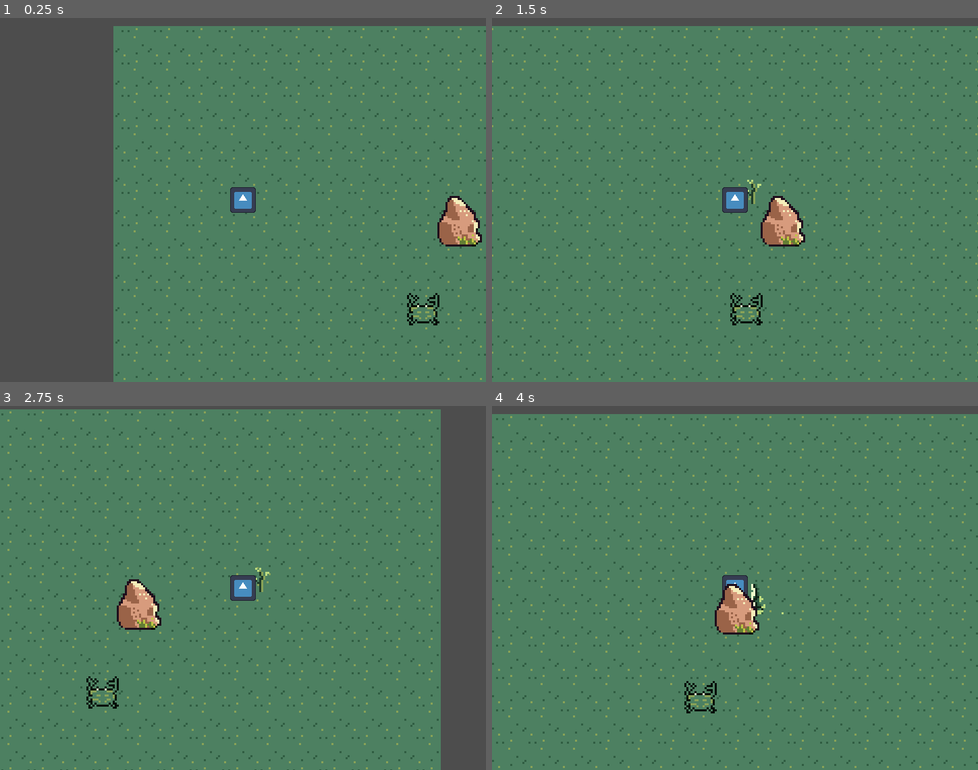
Above: before the commit, frames 1-4 (two rows, left to right).
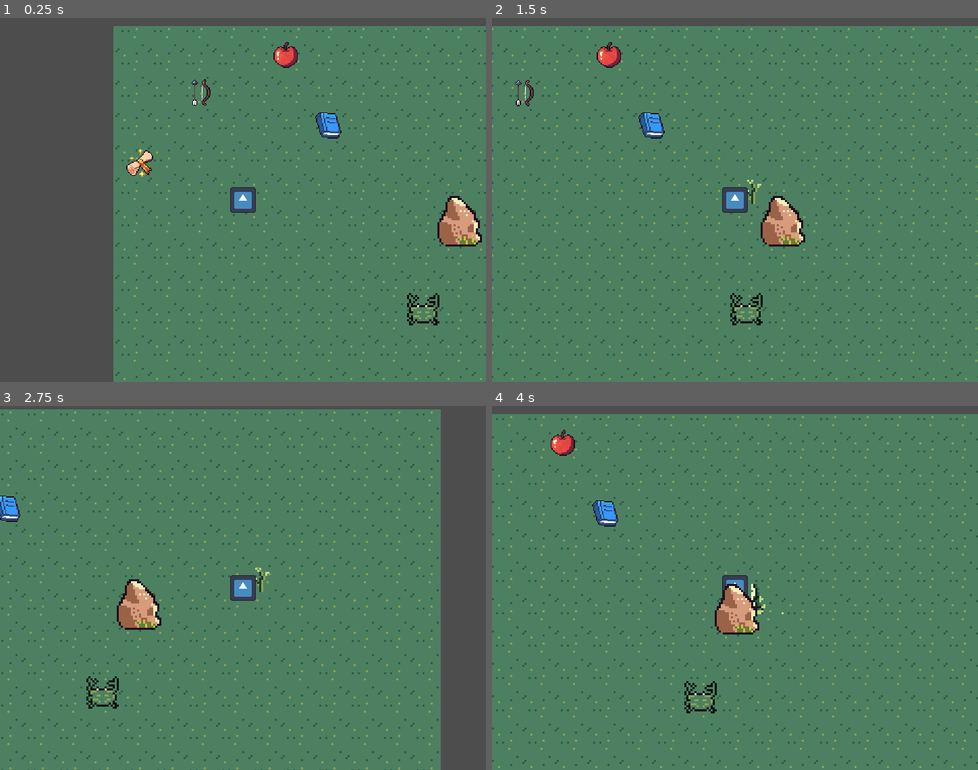
Above: after the commit, the same moments.

Repository: michaelwiest/godot-noah-game
Game: Godot game, scene res://scenes/main.tscn
Same seed, same stepped clock (60 frames per second), same inputs: the game is played once before the commit and once after it. The engine's default icon, where the game draws it, is replaced by a stand-in: a white triangle on a blue panel in a dark square.
Inputs (mouse positions are in pixels of both pictures, inside the frame that each line leads up to):
- Up to frame 1 (0.25 s): no input
- Up to frame 2 (1.5 s): tap Enter (ui_accept) at 0.5, 0.77 s; move the mouse to (841, 181) at 0.52 s; hold Right (ui_right) 0.53-1.25 s; hold I (interact) 0.53-1.25 s; click (841, 181) at 0.67 s; drag from (637, 218) to (735, 200) at 1.27 s
- Up to frame 3 (2.75 s): tap Enter (ui_accept) at 2 s; move the mouse to (291, 507) at 2.02 s; hold Right (ui_right) from 2.03 s (still down); hold I (interact) from 2.03 s (still down)
- Up to frame 4 (4 s): release Right (ui_right) at 2.75 s; release I (interact) at 2.75 s; drag from (710, 660) to (735, 588) at 2.77 s; tap Enter (ui_accept) at 3.5, 3.77 s; move the mouse to (880, 642) at 3.52 s; hold Left (ui_left) from 3.53 s (still down); hold I (interact) from 3.53 s (still down)

The runs differ from the first frame. In frame 1, 0.9% of the frame differs, in the area x 25-71%, y 6-44%; in frame 2, 0.6%; in frame 3, 0.3%; in frame 4, 0.5%.

Commit message:
Updated main to use world items. Updated new resources and assets

Diff:
--- a/game/resources/items/apple.tres
+++ b/game/resources/items/apple.tres
@@ -13,3 +13,4 @@
 description = "The forbidden fruit"
 stackable = true
 texture = SubResource("AtlasTexture_f64j8")
+interaction_type = 1
--- a/game/resources/items/blue_book.tres
+++ b/game/resources/items/blue_book.tres
@@ -13,3 +13,4 @@
 description = "The Great Gatsby"
 stackable = true
 texture = SubResource("AtlasTexture_unl3i")
+interaction_type = 0
--- a/game/resources/items/bow.tres
+++ b/game/resources/items/bow.tres
@@ -13,3 +13,4 @@
 description = "A simple bow"
 stackable = false
 texture = SubResource("AtlasTexture_8chbk")
+interaction_type = 2
--- /dev/null
+++ b/game/resources/items/scroll.tres
@@ -0,0 +1,16 @@
+[gd_resource type="Resource" script_class="ItemData" load_steps=4 format=3 uid="uid://dikb6fhl7eps4"]
+
+[ext_resource type="Script" path="res://scripts/inventory/item_data.gd" id="1_r0ger"]
+[ext_resource type="Texture2D" uid="uid://dqq5nbeinel4g" path="res://assets/items/#1 - Transparent Icons.png" id="2_nykfl"]
+
+[sub_resource type="AtlasTexture" id="AtlasTexture_mo0xy"]
+atlas = ExtResource("2_nykfl")
+region = Rect2(96, 672, 32, 32)
+
+[resource]
+script = ExtResource("1_r0ger")
+name = "Scroll"
+description = "Read me!"
+stackable = false
+texture = SubResource("AtlasTexture_mo0xy")
+interaction_type = 1
--- a/game/scenes/main.tscn
+++ b/game/scenes/main.tscn
@@ -10,7 +10,12 @@
 [ext_resource type="Script" path="res://scripts/inventory/inventory_interface.gd" id="7_04jhi"]
 [ext_resource type="PackedScene" uid="uid://bu04ksinencd4" path="res://scenes/inventory/inventory.tscn" id="7_q1wkd"]
 [ext_resource type="PackedScene" uid="uid://ci1ofrh1tfntn" path="res://scenes/environment/rock.tscn" id="8_l8mwe"]
+[ext_resource type="PackedScene" uid="uid://cwwmorg4pq0c8" path="res://scenes/core/world_item.tscn" id="9_qowr7"]
+[ext_resource type="Resource" uid="uid://bv8jejavbd6k6" path="res://resources/items/apple.tres" id="10_5eq8h"]
 [ext_resource type="PackedScene" uid="uid://dxh4j6ubqdrc8" path="res://scenes/inventory/slot.tscn" id="10_gmakw"]
+[ext_resource type="Resource" uid="uid://dse1ehyjnosyv" path="res://resources/items/blue_book.tres" id="11_hxiq7"]
+[ext_resource type="Resource" uid="uid://c2o0b51pu6int" path="res://resources/items/bow.tres" id="12_3yxap"]
+[ext_resource type="Resource" uid="uid://dikb6fhl7eps4" path="res://resources/items/scroll.tres" id="13_i1whx"]
 
 [sub_resource type="ShaderMaterial" id="ShaderMaterial_mfsmm"]
 resource_local_to_scene = true
@@ -51,6 +56,22 @@
 [node name="Rock" parent="." instance=ExtResource("8_l8mwe")]
 position = Vector2(18, -42)
 
+[node name="WorldItems" parent="." instance=ExtResource("9_qowr7")]
+position = Vector2(-68, -126)
+item_data = ExtResource("10_5eq8h")
+
+[node name="WorldItems2" parent="." instance=ExtResource("9_qowr7")]
+position = Vector2(-47, -91)
+item_data = ExtResource("11_hxiq7")
+
+[node name="WorldItems3" parent="." instance=ExtResource("9_qowr7")]
+position = Vector2(-110, -107)
+item_data = ExtResource("12_3yxap")
+
+[node name="WorldItems4" parent="." instance=ExtResource("9_qowr7")]
+position = Vector2(-140, -72)
+item_data = ExtResource("13_i1whx")
+
 [node name="UI" type="CanvasLayer" parent="."]
 
 [node name="InventoryInterface" type="Control" parent="UI"]
@@ -75,4 +96,5 @@
 [connection signal="move_player" from="Player/stick" to="Player" method="_on_stick_move_player"]
 
 [editable path="Player"]
+[editable path="Player/PlayerInteractor"]
 [editable path="Rock"]
Binary file added: game/assets/items/info_icon.png
Not shown, added: game/assets/items/info_icon.png.import
Not shown: 1 places in game/scenes/main.tscn that only renumber resources
